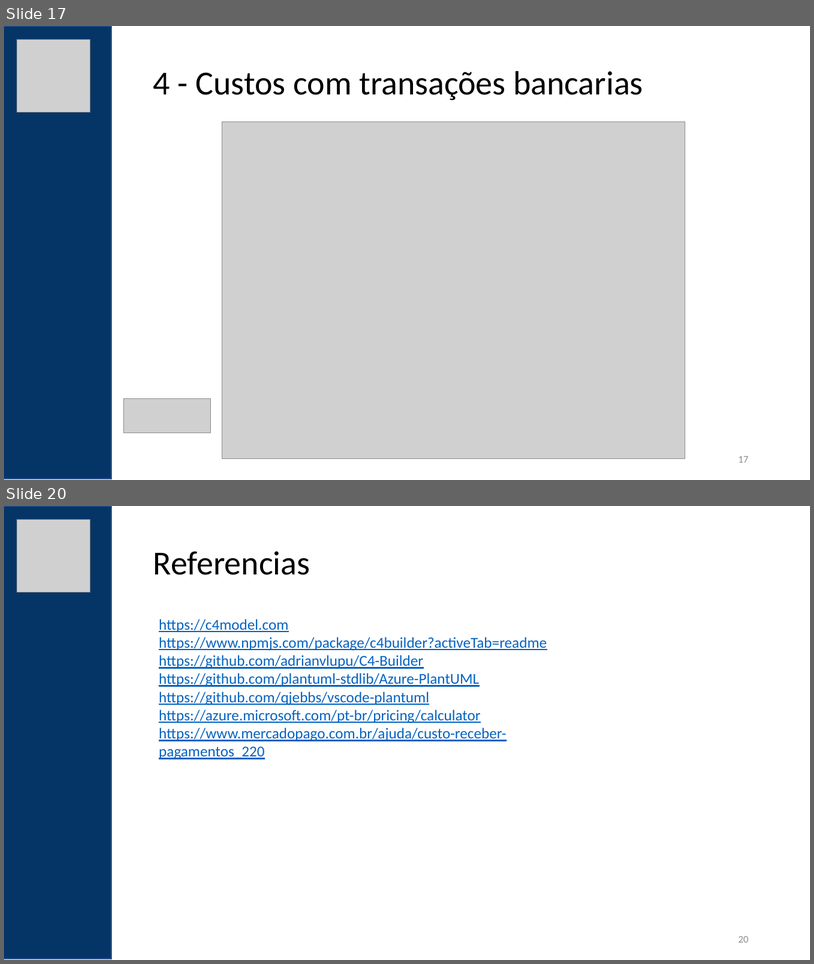
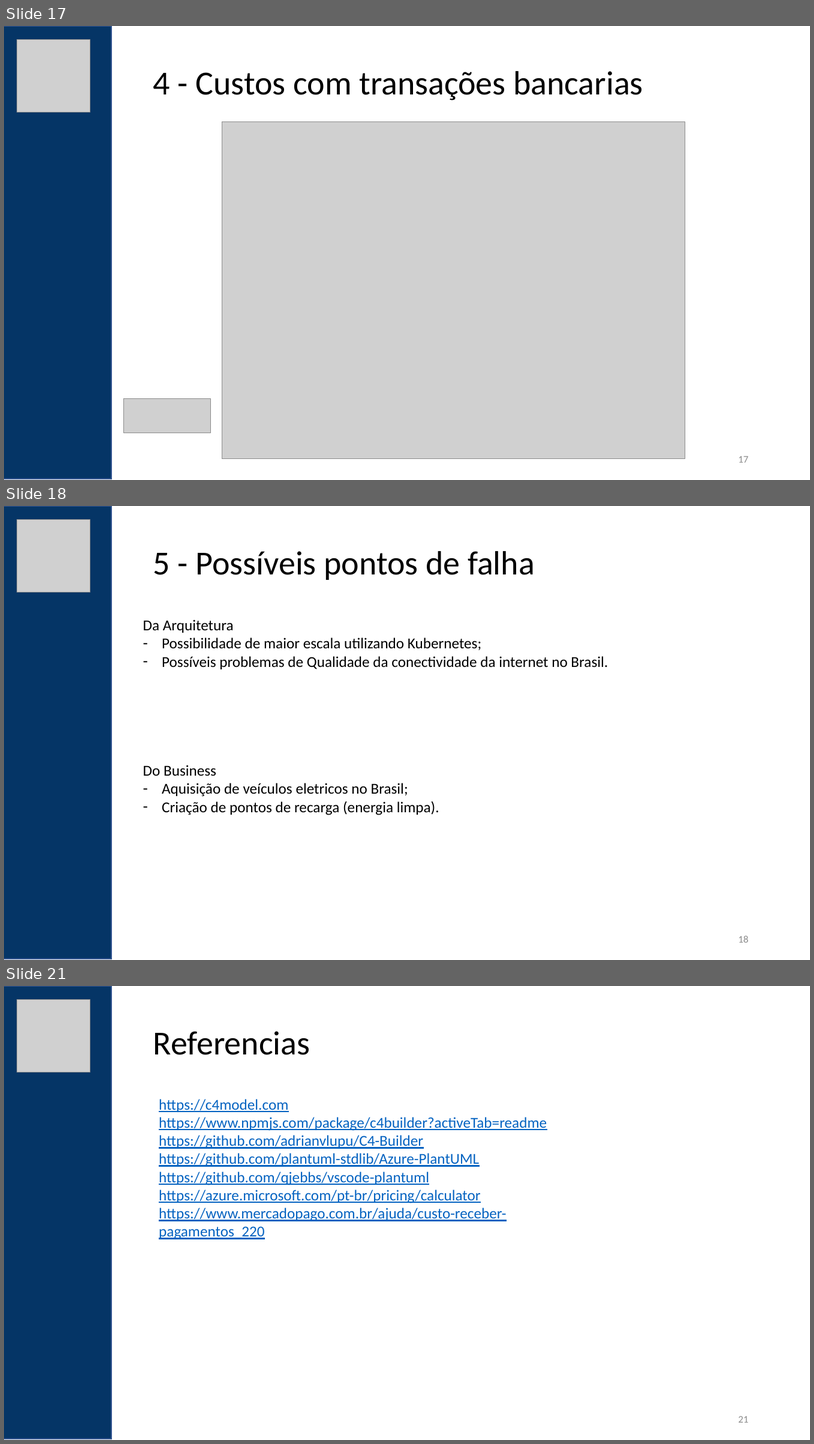
Before and after one commit to felipementel/c4-model-builder, a slide deck: ppt/PGPARQ01C1-2N-P1 - Arquitetura de Software.pptx. Shown one above the other, each under a label of ours: slides 17 and 20 before the commit, slides 17, 18 and 21 after it; the slides between them are not shown. The pictures are 814x964 and 814x1444 pixels, drawn with LibreOffice and Linux fonts; fonts in the diff are those of the drawing; grey boxes stand for pictures. Boxes give left, top, right and bottom in pixels: in the first picture for what was removed or moved away, otherwise in the second. Text is boxed around its words. In the diff, an @@ line names an element or a change of style, - is before the commit and + after.

```diff
--- a/ppt/PGPARQ01C1-2N-P1 - Arquitetura de Software.pptx
+++ b/ppt/PGPARQ01C1-2N-P1 - Arquitetura de Software.pptx
@@ slide 18 added at <box>4,506,810,960</box>, background #FFFFFF @@
@@ rectangle added at <box>4,506,111,958</box>, fill #053566, outline #325491 1 pt @@
@@ picture added at <box>17,519,90,592</box> @@
@@ text added at <box>153,551,535,580</box>, 40 pt, text #000000 @@
+5 - Possíveis pontos de falha
@@ text added at <box>143,619,608,815</box>, 18 pt, text #000000 @@
+Da Arquitetura
+– Possibilidade de maior escala utilizando Kubernetes;
+– Possíveis problemas de Qualidade da conectividade da internet no Brasil.
+Do Business
+– Aquisição de veículos eletricos no Brasil;
+– Criação de pontos de recarga (energia limpa).
@@ page number added at <box>738,935,749,942</box>, 12 pt, text #8C8C8C @@
+18
@@ what was slide 20 is now slide 21 @@
@@ page number at <box>738,1416,749,1422</box>: text changed @@
-20
+21
```
Also in this commit, not shown: 7 slides changed, 15 other files.
